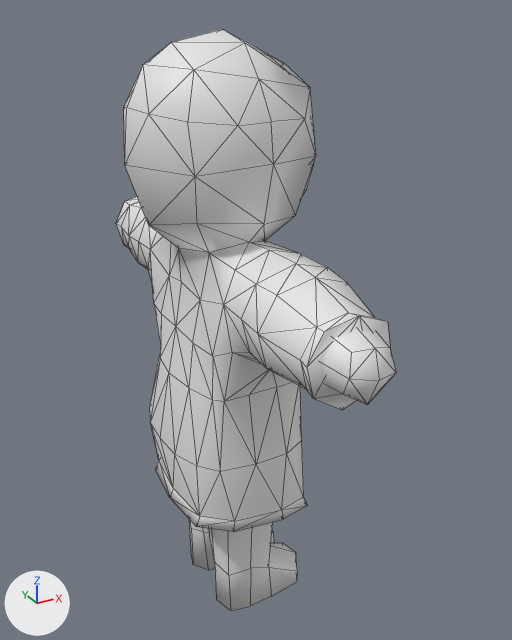
What one commit did to the Blender file Assets/Resources/Models/Angel.blend.
Both versions are drawn from a camera (50 mm lens) standing at (-4.61, -9.52, 9.93) and looking at (0.56, -0.11, 5.22). Every picture has the same lights, and +X, +Y and +Z are marked at lower left. Mesh edges are drawn as thin lines.

In view in the first picture: 'Body', 'Hoodie'.
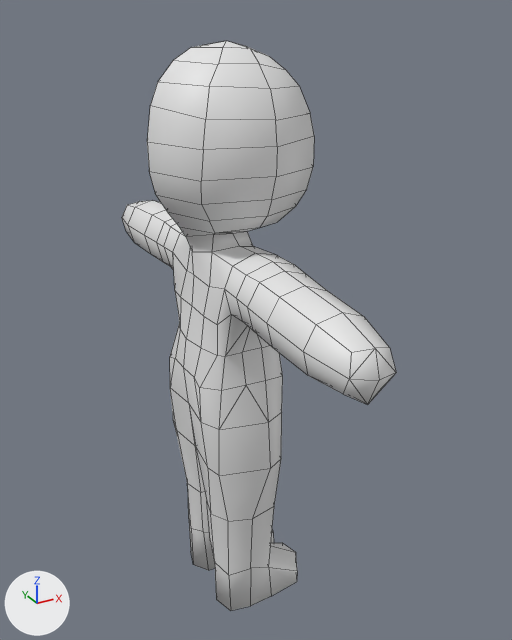
Patch to the scene script:
```diff
--- a/Assets/Resources/Models/Angel.blend.py
+++ b/Assets/Resources/Models/Angel.blend.py
@@ ob_hoodie @@
 _m = ob_hoodie.modifiers.new('Mirror', 'MIRROR')
 _m.use_clip = True
+ob_hoodie.hide_set(True)
```

Location of each change, (x1, y1, x2, y2) in pixels of the pictures (512 x 640 px):
'Hoodie', hidden
    before: (116, 29, 391, 532)
'Body', unchanged, uncovered by the edit
    before: (189, 167, 396, 611)
    after: (122, 41, 396, 611)
